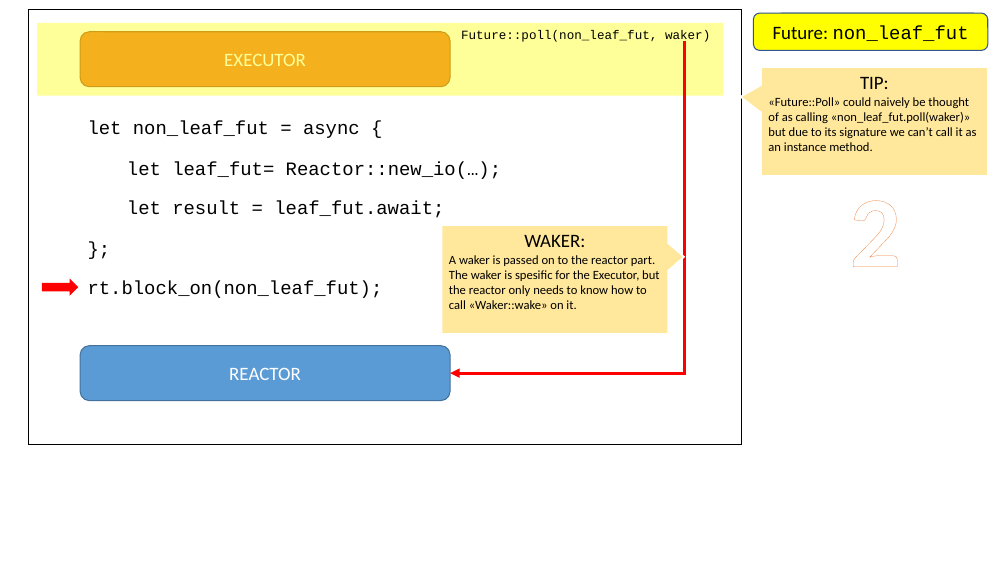
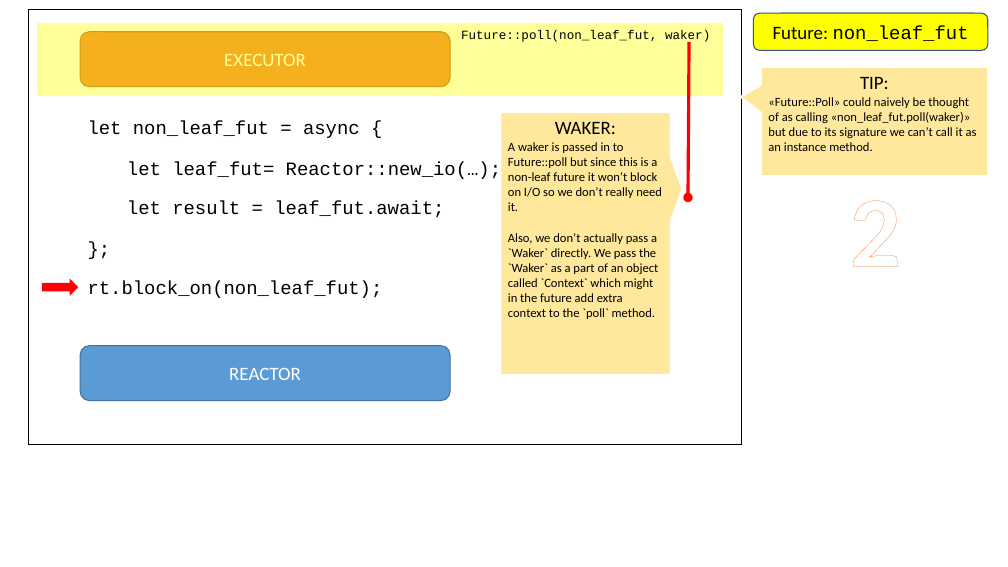
Before and after one commit to pedromfedricci/books-futures-explained, a slide deck: slide 3 of resources/futures_animation.pptx. Drawn at 1008x567 pixels with LibreOffice and Linux fonts; fonts in the diff are those of the drawing. Boxes give left, top, right and bottom in pixels: in the first picture for what was removed or moved away, otherwise in the second. Text is boxed around its words. In the diff, an @@ line names an element or a change of style, - is before the commit and + after.

```diff
--- a/resources/futures_animation.pptx
+++ b/resources/futures_animation.pptx
@@ elbow arrow removed from (685, 41) to (450, 374) @@
@@ arrow added from (689, 42) to (688, 197), #FF0000 3 pt @@
@@ speech box added at [501, 113, 671, 375], fill #FFE79B, outline #FFFFFF 1.5 pt, 12 pt, text #000000 @@
+WAKER:
+A waker is passed in to Future::poll but since this is a non-leaf future it won’t block on I/O so we don’t really need it.
+Also, we don’t actually pass a `Waker` directly. We pass the `Waker` as a part of an object called `Context` which might in the future add extra context to the `poll` method.
@@ speech box removed at [442, 225, 668, 334] @@
-WAKER:
-A waker is passed on to the reactor part. The waker is spesific for the Executor, but the reactor only needs to know how to call «Waker::wake» on it.
```
Also in this commit, not shown: 1 other slide changed, 3 other files.
